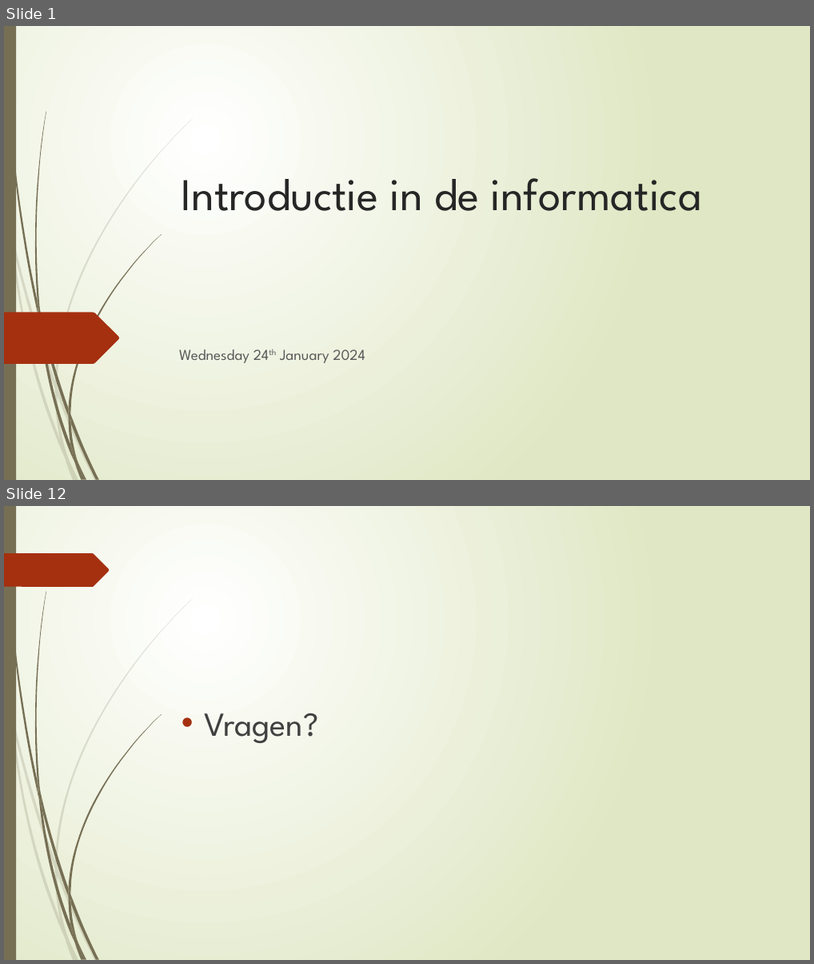
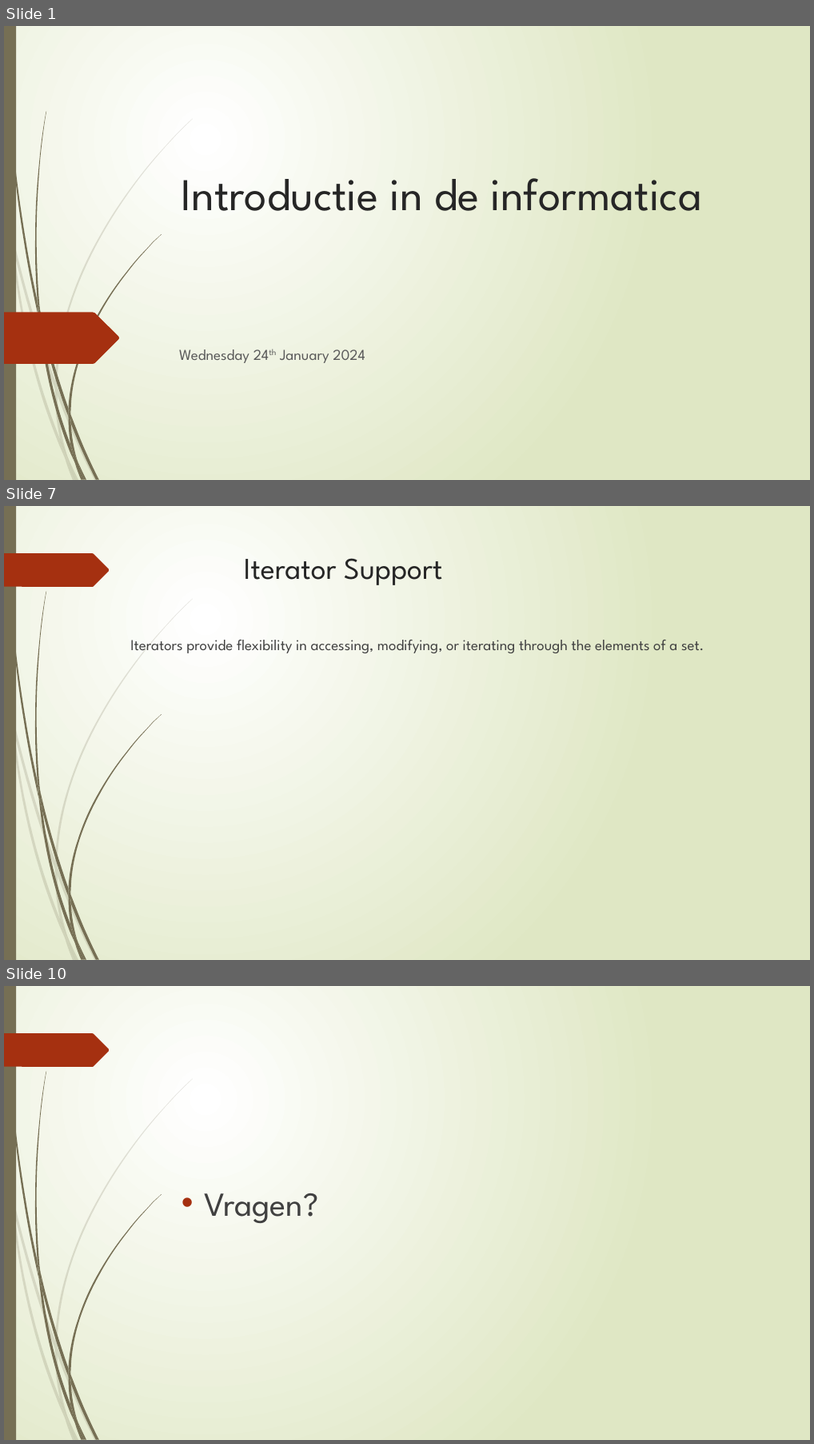
Before and after one commit to widjesh/Inleiding-in-de-Informatica, a slide deck: slides/24th Jan 2024.pptx. Shown one above the other, each under a label of ours: slides 1 and 12 before the commit, slides 1, 7 and 10 after it; the slides between them are not shown. The pictures are 814x964 and 814x1444 pixels, drawn with LibreOffice and Linux fonts; fonts in the diff are those of the drawing. Boxes give left, top, right and bottom in pixels: in the first picture for what was removed or moved away, otherwise in the second. Text is boxed around its words. In the diff, an @@ line names an element or a change of style, - is before the commit and + after.

```diff
--- a/slides/24th Jan 2024.pptx
+++ b/slides/24th Jan 2024.pptx
@@ slide 7 added at bbox=[4, 506, 810, 960], background gradient #FFFFFF to #DFE8C4; not listed: 24 template elements that a slide beside it also shows @@
@@ title added at bbox=[244, 558, 443, 585], 36 pt, text #262626 @@
+Iterator Support
@@ text added at bbox=[130, 640, 705, 653], 18 pt, text #404040 @@
+Iterators provide flexibility in accessing, modifying, or iterating through the elements of a set.
@@ what was slide 12 is now slide 10 @@
```
Also in this commit, not shown: 7 other slides added, 10 slides removed.
